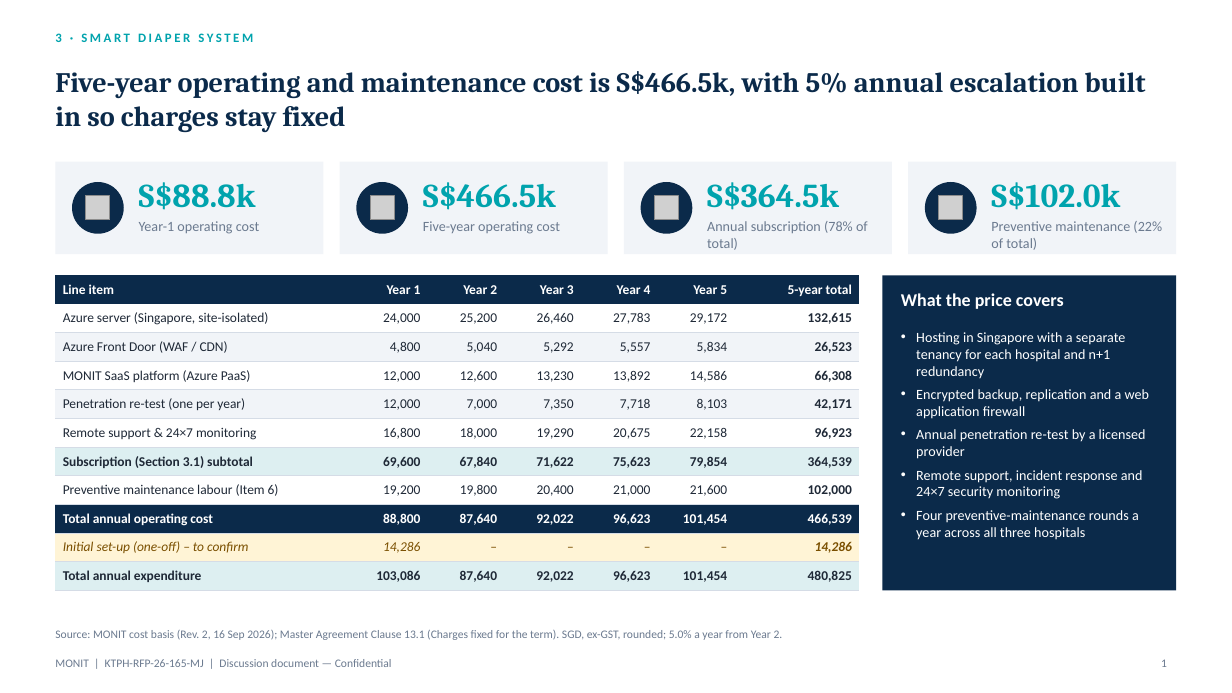
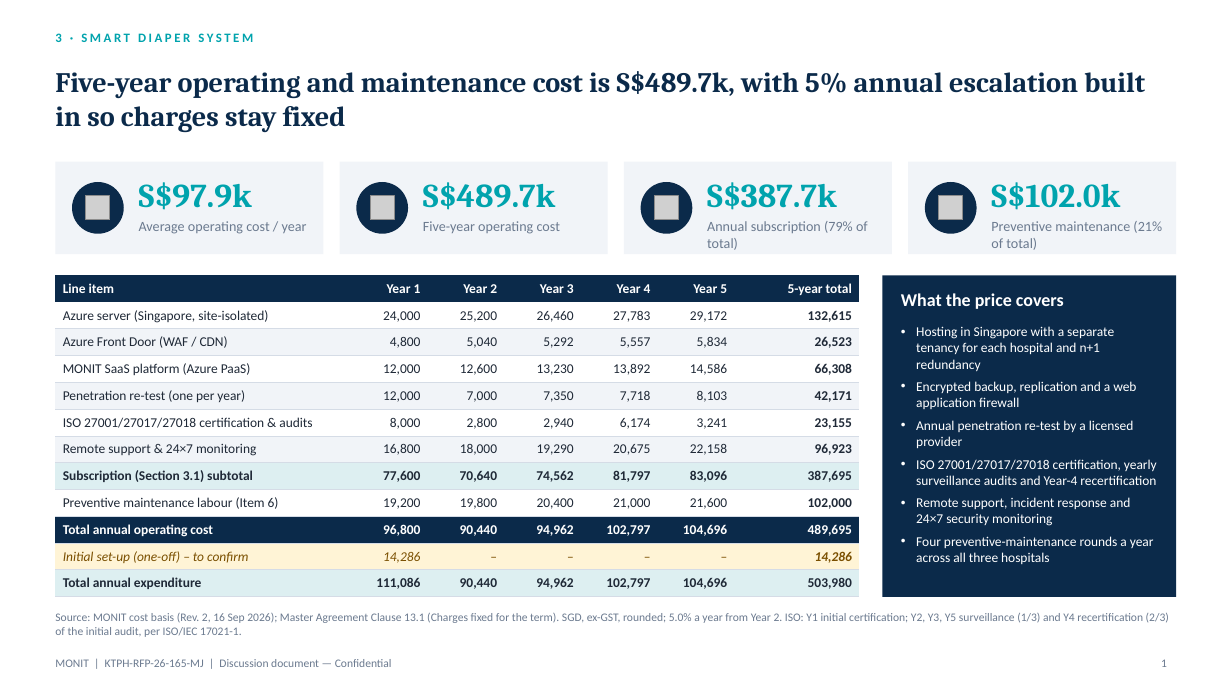
Before and after one commit to tonypark-del/tonyparkmacbookpro, a slide deck: slide 1 of KTPH_Annual_OM_Cost_Slide.pptx. Drawn at 1232x693 pixels with LibreOffice and Linux fonts; fonts in the diff are those of the drawing; grey boxes stand for pictures. Boxes give left, top, right and bottom in pixels: in the first picture for what was removed or moved away, otherwise in the second. Text is boxed around its words. In the diff, an @@ line names an element or a change of style, - is before the commit and + after.

```diff
--- a/KTPH_Annual_OM_Cost_Slide.pptx
+++ b/KTPH_Annual_OM_Cost_Slide.pptx
@@ title at bbox=[55, 71, 1145, 132]: text changed @@
-Five-year operating and maintenance cost is S$466.5k, with 5% annual escalation built in so charges stay fixed
+Five-year operating and maintenance cost is S$489.7k, with 5% annual escalation built in so charges stay fixed
@@ text at bbox=[139, 182, 252, 210]: text changed @@
-S$88.8k
+S$97.9k
@@ text at bbox=[423, 182, 556, 210]: text changed @@
-S$466.5k
+S$489.7k
@@ text at bbox=[707, 182, 837, 210]: text changed @@
-S$364.5k
+S$387.7k
@@ text at bbox=[139, 221, 307, 234]: text changed @@
-Year-1 operating cost
+Average operating cost / year
@@ text at bbox=[707, 221, 868, 250]: text changed @@
-Annual subscription (78% of total)
+Annual subscription (79% of total)
@@ text at bbox=[991, 221, 1162, 250]: text changed @@
-Preventive maintenance (22% of total)
+Preventive maintenance (21% of total)
@@ table at bbox=[55, 275, 860, 593] @@
+row 6: ISO 27001/27017/27018 certification & audits | 8,000 | 2,800 | 2,940 | 6,174 | 3,241 | 23,155
-row 7: Subscription (Section 3.1) subtotal | 69,600 | 67,840 | 71,622 | 75,623 | 79,854 | 364,539
+row 8: Subscription (Section 3.1) subtotal | 77,600 | 70,640 | 74,562 | 81,797 | 83,096 | 387,695
-row 9: Total annual operating cost | 88,800 | 87,640 | 92,022 | 96,623 | 101,454 | 466,539
+row 10: Total annual operating cost | 96,800 | 90,440 | 94,962 | 102,797 | 104,696 | 489,695
-row 11: Total annual expenditure | 103,086 | 87,640 | 92,022 | 96,623 | 101,454 | 480,825
+row 12: Total annual expenditure | 111,086 | 90,440 | 94,962 | 102,797 | 104,696 | 503,980
@@ rectangle: place and size @@
-rectangle at bbox=[883, 275, 1177, 591]
+rectangle at bbox=[883, 275, 1177, 597]
@@ text at bbox=[916, 326, 1154, 564]: size 11 to 10.5 pt in "Hosting in Singapore with a separate tenancy ...", "Encrypted backup, replication and a web application ...", "Annual penetration re-test by a licensed provider", "Remote support, incident response and 24×7 security ..." and 1 more places @@
@@ text at bbox=[916, 459, 1157, 485]: paragraph added @@
+• ISO 27001/27017/27018 certification, yearly surveillance audits and Year-4 recertification
@@ text at bbox=[55, 613, 1169, 637]: text changed @@
-Source: MONIT cost basis (Rev. 2, 16 Sep 2026); Master Agreement Clause 13.1 (Charges fixed for the term). SGD, ex-GST, rounded; 5.0% a year from Year 2.
+Source: MONIT cost basis (Rev. 2, 16 Sep 2026); Master Agreement Clause 13.1 (Charges fixed for the term). SGD, ex-GST, rounded; 5.0% a year from Year 2. ISO: Y1 initial certification; Y2, Y3, Y5 surveillance (1/3) and Y4 recertification (2/3) of the initial audit, per ISO/IEC 17021-1.
```
Also in this commit, not shown: 1 other file.
